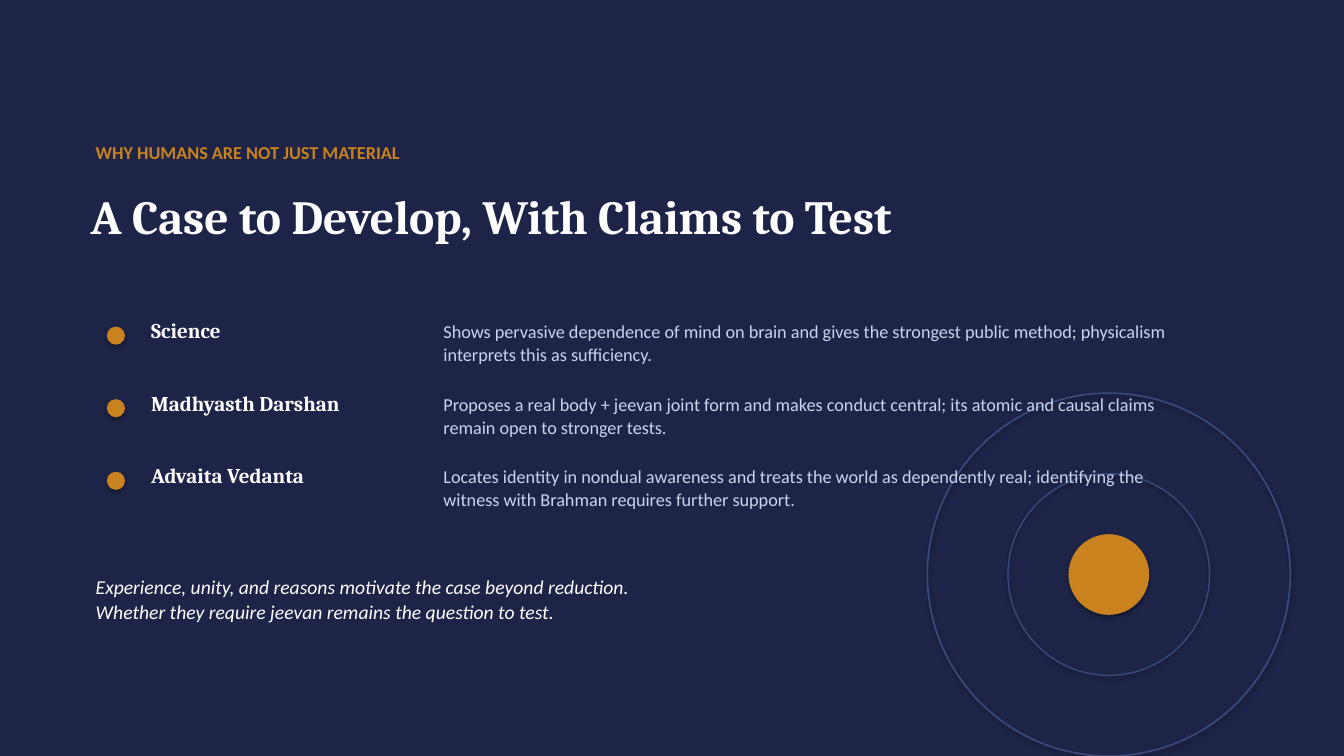
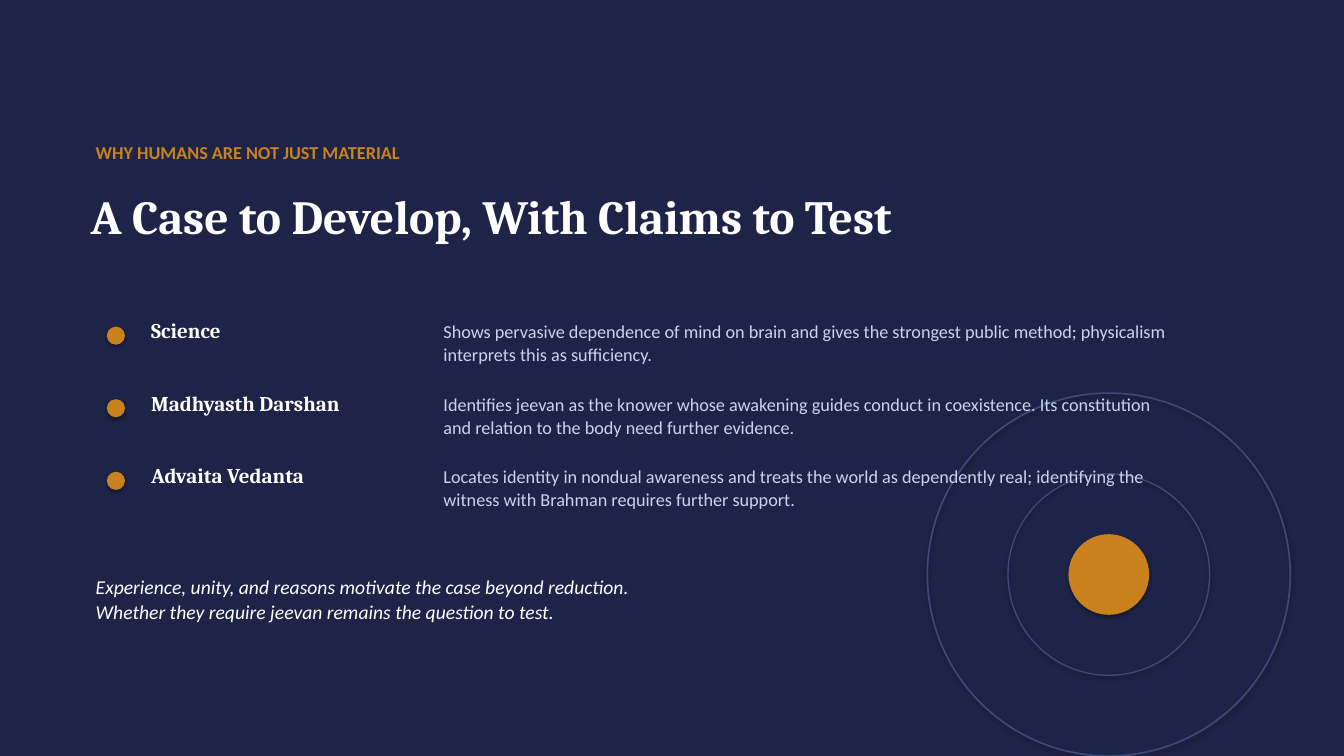
Before and after one commit to raghavamohan/AnalyticMadhyasthDarshan, a slide deck: slide 20 of Studies/Why-Humans-Are-Not-Just-Material/Why-Humans-Are-Not-Just-Material.pptx. Drawn at 1344x756 pixels with LibreOffice and Linux fonts; fonts in the diff are those of the drawing. Boxes give left, top, right and bottom in pixels: in the first picture for what was removed or moved away, otherwise in the second. Text is boxed around its words. In the diff, an @@ line names an element or a change of style, - is before the commit and + after.

Commit message:
Connect human understanding with responsible participation in coexistence

```diff
--- a/Studies/Why-Humans-Are-Not-Just-Material/Why-Humans-Are-Not-Just-Material.pptx
+++ b/Studies/Why-Humans-Are-Not-Just-Material/Why-Humans-Are-Not-Just-Material.pptx
@@ text at [443, 396, 1150, 437]: text changed @@
-Proposes a real body + jeevan joint form and makes conduct central; its atomic and causal claims remain open to stronger tests.
+Identifies jeevan as the knower whose awakening guides conduct in coexistence. Its constitution and relation to the body need further evidence.
```
Also in this commit, not shown: 5 other slides changed, 15 other files.
